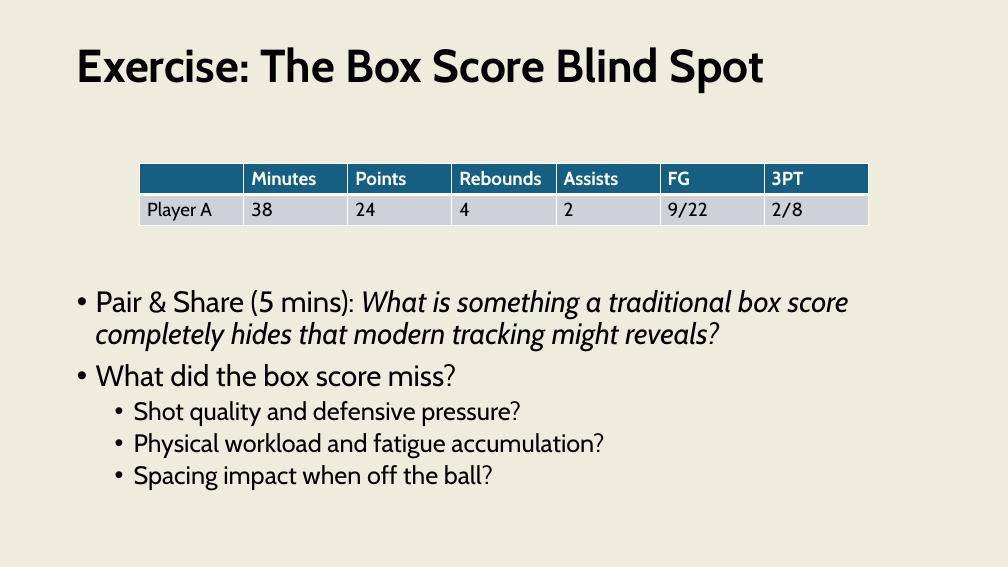
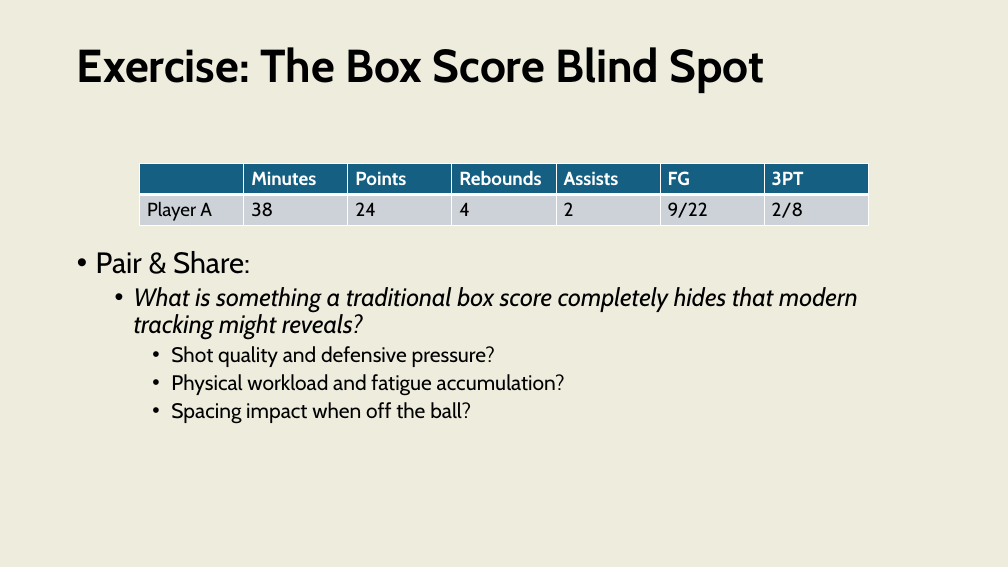
Before and after one commit to onishisaryu/HES-3000-Sports-Data-Analytics, a slide deck: slide 2 of pptx/Lecture1.pptx. Drawn at 1008x567 pixels with LibreOffice and Linux fonts; fonts in the diff are those of the drawing. Boxes give left, top, right and bottom in pixels: in the first picture for what was removed or moved away, otherwise in the second. Text is boxed around its words. In the diff, an @@ line names an element or a change of style, - is before the commit and + after.

```diff
--- a/pptx/Lecture1.pptx
+++ b/pptx/Lecture1.pptx
@@ text "Pair & Share:": place and size @@
-text "Pair & Share:" at (96, 290, 849, 491)
+text "Pair & Share:" at (96, 251, 858, 424)
@@ text at (96, 251, 858, 340): text changed; size 28 to 24 pt @@
-• Pair & Share (5 mins): What is something a traditional box score completely hides that modern tracking might reveals?
-• What did the box score miss?
+• Pair & Share:
+  • What is something a traditional box score completely hides that modern tracking might reveals?
@@ text at (171, 346, 565, 424): size 24 to 20 pt in "Shot quality and defensive pressure?", "Physical workload and fatigue accumulation?", "Spacing impact when off the ball?"; list level 2 to 3 in "Shot quality and defensive pressure?"; list level 2 to 3 in "Physical workload and fatigue accumulation?"; list level 2 to 3 in "Spacing impact when off the ..." @@
```
Also in this commit, not shown: 6 other slides changed, 14 slides added, 4 slides removed, 5 other files.
